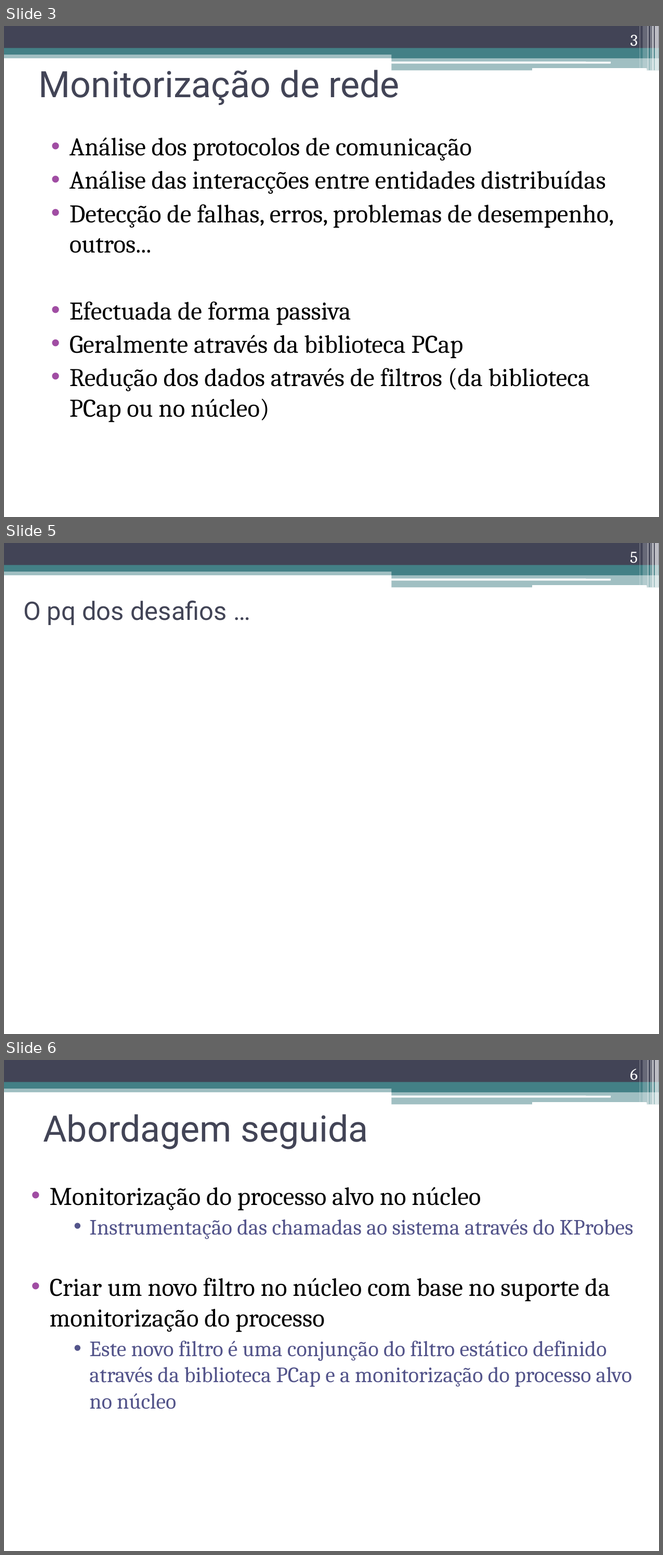
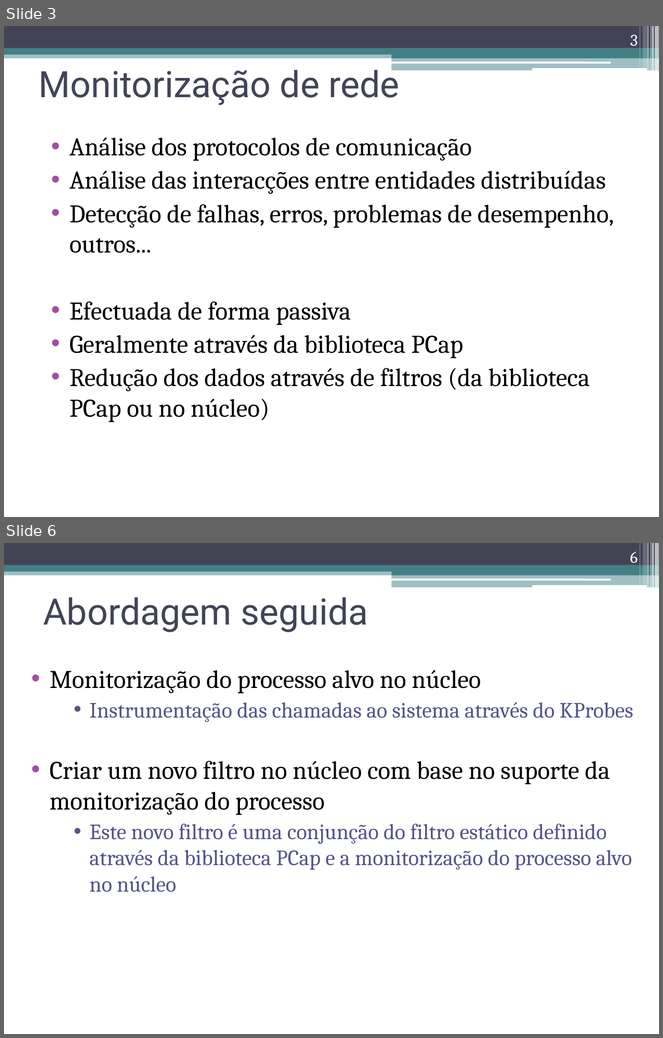
Before and after one commit to nunogmartins/cap_dissertation, a slide deck: doc/apresentacao_dissertacao.pptx. Shown one above the other, each under a label of ours: slides 3, 5 and 6 before the commit, slides 3 and 6 after it; the slides between them are not shown. The pictures are 663x1555 and 663x1038 pixels, drawn with LibreOffice and Linux fonts; fonts in the diff are those of the drawing. Boxes give left, top, right and bottom in pixels: in the first picture for what was removed or moved away, otherwise in the second. Text is boxed around its words. In the diff, an @@ line names an element or a change of style, - is before the commit and + after.

```diff
--- a/doc/apresentacao_dissertacao.pptx
+++ b/doc/apresentacao_dissertacao.pptx
@@ slide 5 removed at (4,543,659,1034), background #FFFFFF; not listed: 13 template elements that a slide beside it also shows @@
@@ page number removed at (630,552,638,566) @@
-5
@@ title removed at (23,600,227,625) @@
-O pq dos desafios …
```
Also in this commit, not shown: 8 slides changed, 1 slide added.
